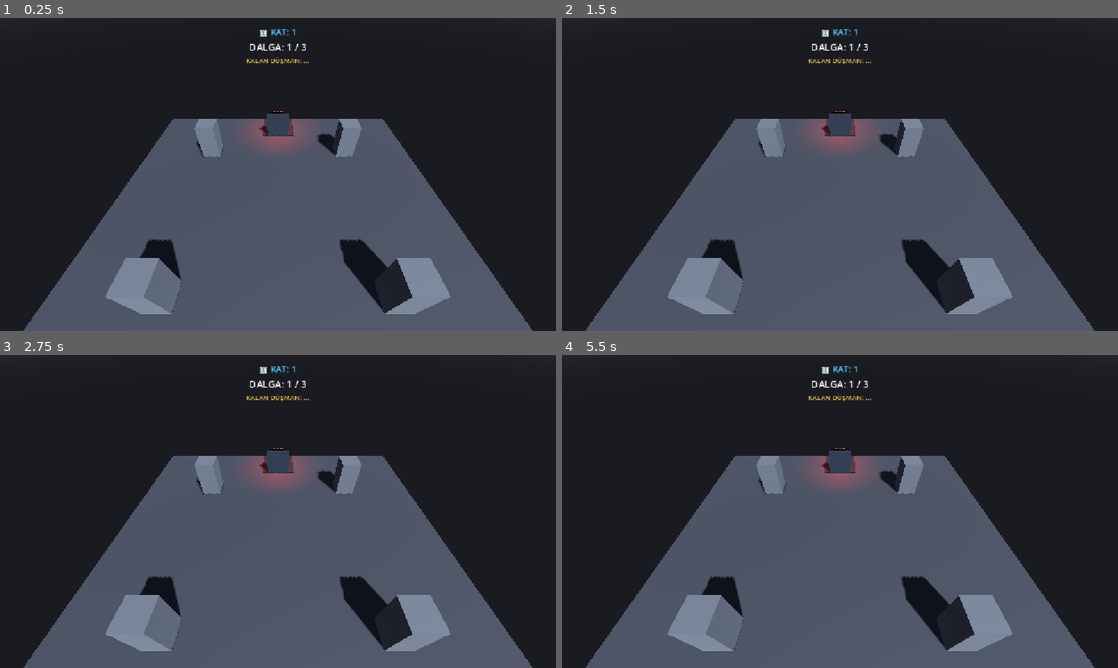
Above: before the commit, frames 1-4 (two rows, left to right).
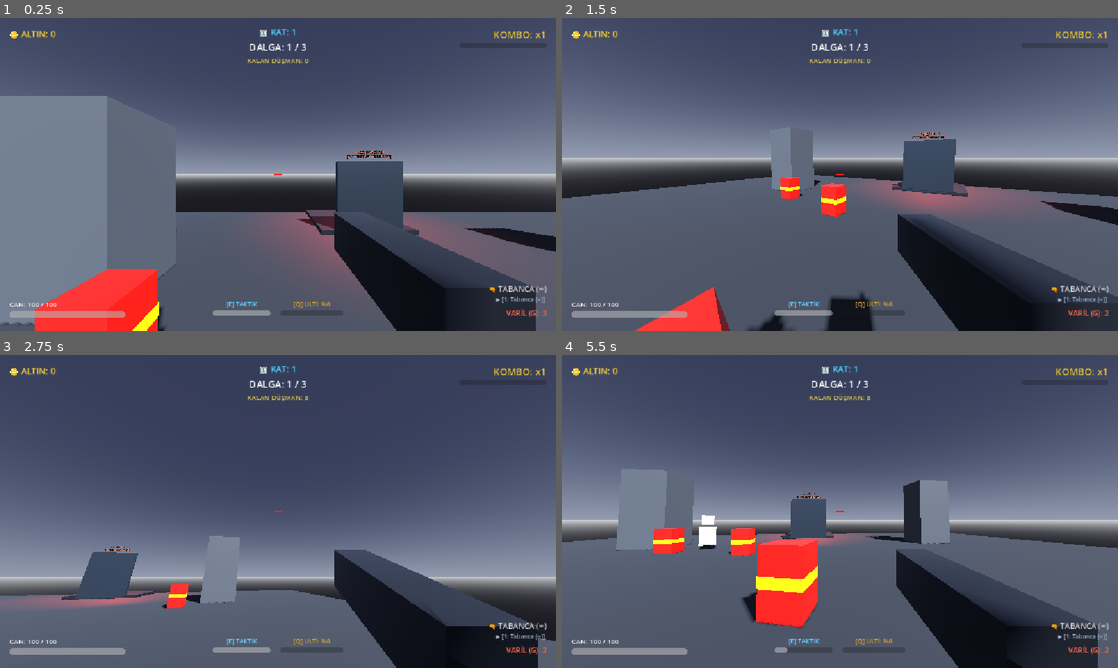
Above: after the commit, the same moments.

Repository: kaanturkogluu/kutukafalar
Game: Godot game, scene res://scenes/levels/main_level.tscn
Same seed, same stepped clock (60 frames per second), same inputs: the game is played once before the commit and once after it. This scene is started directly instead of the project's main scene.
Inputs (mouse positions are in pixels of both pictures, inside the frame that each line leads up to):
- Up to frame 1 (0.25 s): no input
- Up to frame 2 (1.5 s): tap Enter at 0.5 s; move the mouse to (962, 158) at 0.52 s; hold D (move_right) 0.53-1.28 s; tap G (interact) at 0.6 s; click (962, 158) at 0.67 s; tap Space (jump) at 0.77 s; move the mouse to (728, 190) at 1.27 s; hold S (move_backward) from 1.28 s (still down); tap F (kick) at 1.35 s; click (728, 190) at 1.42 s
- Up to frame 3 (2.75 s): tap Space (jump) at 1.52 s; move the mouse to (333, 442) at 2.02 s; release S (move_backward) at 2.03 s; press the mouse at (333, 442) at 2.03 s; hold D (move_right) from 2.03 s (still down)
- Up to frame 4 (5.5 s): move the mouse to (812, 574) at 2.77 s; release D (move_right) at 2.78 s; release the mouse at (812, 574) at 2.78 s; hold W (move_forward) 2.78-3.53 s; tap E (spell_tactical) at 2.85 s; click (812, 574) at 2.92 s; tap Space (jump) at 3.02, 3.77, 4.52 s; move the mouse to (1006, 558) at 3.52 s; hold A (move_left) 3.53-5.03 s; tap Q (spell_ultimate) at 3.6 s; click (1006, 558) at 3.67 s; move the mouse to (673, 464) at 4.27 s; tap Shift (sprint) at 4.35 s; click (673, 464) at 4.42 s; move the mouse to (867, 511) at 5.02 s; hold S (move_backward) from 5.03 s (still down); tap Tab at 5.1 s; click (867, 511) at 5.17 s

The runs differ from the first frame. In frame 1, 78% of the frame differs, in the area x 0-100%, y 0-100%; in frame 2, 72%; in frame 3, 74%; in frame 4, 77%.
Error before the commit: Parse Error: Too many arguments for "get()" call. Expected at most 1 but received 2. (res://scripts/world/MainLevel.gd:75)

Commit message:
fix: resolve get() parse errors, implement pause and scoreboard handlers, release v1.1.2

Diff:
--- a/scripts/autoload/AutoUpdater.gd
+++ b/scripts/autoload/AutoUpdater.gd
@@ -12,7 +12,7 @@
 
 const REPO_OWNER: String = "kaanturkogluu"
 const REPO_NAME: String = "kutukafalar"
-const CURRENT_VERSION: String = "v1.1.1"
+const CURRENT_VERSION: String = "v1.1.2"
 const RAW_VERSION_URL: String = "https://raw.githubusercontent.com/kaanturkogluu/kutukafalar/main/version.json"
 const GITHUB_API_URL: String = "https://api.github.com/repos/kaanturkogluu/kutukafalar/releases/latest"
 
--- a/scripts/enemies/ZombieAI.gd
+++ b/scripts/enemies/ZombieAI.gd
@@ -194,7 +194,10 @@
 		var luck_bonus = 0.0
 		var players = get_tree().get_nodes_in_group("players")
 		for p in players:
-			luck_bonus = max(luck_bonus, p.get("stat_drop_luck", 0.0))
+			if is_instance_valid(p):
+				var p_luck = p.get("stat_drop_luck")
+				if p_luck != null:
+					luck_bonus = max(luck_bonus, float(p_luck))
 
 		# Dengeli Düşüş Oranları (Taban ~%15, Şans Kartı ile artar)
 		var base_chance = 0.15 * (1.0 + luck_bonus)
--- a/scripts/player/FPSController.gd
+++ b/scripts/player/FPSController.gd
@@ -280,7 +280,9 @@
 
 		# İzleyici Kamera Takibi (Spectator Follow)
 		if is_multiplayer_authority() and spectator_target and is_instance_valid(spectator_target):
-			if spectator_target.get("is_dead") or spectator_target.get("current_health", 0.0) <= 0:
+			var t_dead = spectator_target.get("is_dead")
+			var t_hp = spectator_target.get("current_health")
+			if t_dead or (t_hp != null and float(t_hp) <= 0):
 				_cycle_spectator_target(1)
 			else:
 				var target_cam_pos = spectator_target.global_position + Vector3(0, 1.8, 0) - spectator_target.transform.basis.z * 2.2
@@ -845,8 +847,11 @@
 	var list: Array[CharacterBody3D] = []
 	var players = get_tree().get_nodes_in_group("players")
 	for p in players:
-		if is_instance_valid(p) and p != self and not p.get("is_dead") and p.get("current_health", 0.0) > 0:
-			list.append(p)
+		if is_instance_valid(p) and p != self:
+			var p_dead = p.get("is_dead")
+			var p_hp = p.get("current_health")
+			if not p_dead and (p_hp == null or float(p_hp) > 0):
+				list.append(p)
 	return list
 
 func _start_spectating() -> void:
@@ -984,3 +989,123 @@
 		return
 	NetworkManager.disconnect_game()
 	get_tree().change_scene_to_file("res://scenes/ui/lobby.tscn")
+
+# --- Duraklatma Menüsü (Pause Menu) ---
+
+func _open_pause_menu() -> void:
+	if not is_multiplayer_authority() or not pause_menu:
+		return
+	pause_menu.visible = true
+	Input.mouse_mode = Input.MOUSE_MODE_VISIBLE
+
+func _close_pause_menu() -> void:
+	if not is_multiplayer_authority() or not pause_menu:
+		return
+	pause_menu.visible = false
+	if not is_in_shop and not is_dead and not (scoreboard and scoreboard.visible):
+		Input.mouse_mode = Input.MOUSE_MODE_CAPTURED
+
+func _on_pause_resume_pressed() -> void:
+	_close_pause_menu()
+
+func _on_pause_quit_pressed() -> void:
+	get_tree().quit()
+
+# --- Skor Tablosu (Scoreboard) ---
+
+func _set_scoreboard_visible(visible_state: bool) -> void:
+	if not is_multiplayer_authority() or not scoreboard:
+		return
+	scoreboard.visible = visible_state
+	if visible_state:
+		_refresh_scoreboard()
+
+func _refresh_scoreboard() -> void:
+	if not scoreboard_list:
+		return
+	for child in scoreboard_list.get_children():
+		child.queue_free()
+
+	var players = get_tree().get_nodes_in_group("players")
+	for p in players:
+		if not is_instance_valid(p):
+			continue
+		var row = HBoxContainer.new()
+		row.add_theme_constant_override("separation", 12)
+
+		# İsim
+		var lbl_name = Label.new()
+		lbl_name.custom_minimum_size = Vector2(160, 0)
+		var p_display = p.player_name
+		if p == self:
+			p_display += " (Sen)"
+		lbl_name.text = p_display
+		if p == self:
+			lbl_name.modulate = Color(1.0, 0.85, 0.3)
+		row.add_child(lbl_name)
+
+		# Sınıf
+		var lbl_cls = Label.new()
+		lbl_cls.custom_minimum_size = Vector2(110, 0)
+		match p.player_class:
+			"Pyromancer": lbl_cls.text = "🔥 Büyücü"
+			"Engineer": lbl_cls.text = "⚙️ Mühendis"
+			"Cryomancer": lbl_cls.text = "❄️ Buzcu"
+			"Medic": lbl_cls.text = "💚 Sıhhiye"
+			_: lbl_cls.text = p.player_class
+		row.add_child(lbl_cls)
+
+		# Leş
+		var lbl_kills = Label.new()
+		lbl_kills.custom_minimum_size = Vector2(70, 0)
+		lbl_kills.horizontal_alignment = HORIZONTAL_ALIGNMENT_CENTER
+		lbl_kills.text = str(p.kill_count)
+		row.add_child(lbl_kills)
+
+		# Kafadan Vuruş
+		var lbl_hs = Label.new()
+		lbl_hs.custom_minimum_size = Vector2(80, 0)
+		lbl_hs.horizontal_alignment = HORIZONTAL_ALIGNMENT_CENTER
+		lbl_hs.text = str(p.headshot_count)
+		row.add_child(lbl_hs)
+
+		# Altın
+		var lbl_gold = Label.new()
+		lbl_gold.custom_minimum_size = Vector2(75, 0)
+		lbl_gold.horizontal_alignment = HORIZONTAL_ALIGNMENT_CENTER
+		lbl_gold.text = str(p.gold)
+		row.add_child(lbl_gold)
+
+		# Durum
+		var lbl_status = Label.new()
+		lbl_status.custom_minimum_size = Vector2(100, 0)
+		lbl_status.size_flags_horizontal = Control.SIZE_EXPAND_FILL
+		lbl_status.horizontal_alignment = HORIZONTAL_ALIGNMENT_CENTER
+		if p.is_dead:
+			lbl_status.text = "💀 ÖLÜ"
+			lbl_status.modulate = Color(0.9, 0.2, 0.2)
+		else:
+			lbl_status.text = "❤️ " + str(int(p.current_health)) + " HP"
+			lbl_status.modulate = Color(0.2, 0.9, 0.3)
+		row.add_child(lbl_status)
+
+		scoreboard_list.add_child(row)
+
+# --- İstatistik ve Ağ Senkronizasyonu ---
+
+func record_kill(is_headshot: bool) -> void:
+	kill_count += 1
+	if is_headshot:
+		headshot_count += 1
+	if is_multiplayer_authority():
+		sync_player_stats.rpc(gold, kill_count, headshot_count)
+
+@rpc("any_peer", "call_local", "reliable")
+func sync_player_stats(p_gold: int, p_kills: int = -1, p_headshots: int = -1) -> void:
+	gold = p_gold
+	if p_kills >= 0:
+		kill_count = p_kills
+	if p_headshots >= 0:
+		headshot_count = p_headshots
+	if is_multiplayer_authority():
+		_update_hud()
--- a/scripts/world/MainLevel.gd
+++ b/scripts/world/MainLevel.gd
@@ -72,8 +72,12 @@
 
 	# 4) Sahnede zaten mevcut olan zombileri bu oyuncuya doğurt:
 	for existing_zombie in enemies_container.get_children():
-		var speed_val = existing_zombie.get("speed", 3.6)
-		var hp_val = existing_zombie.get("current_health", 100.0)
+		var speed_val: float = 3.6
+		if "speed" in existing_zombie and existing_zombie.speed != null:
+			speed_val = float(existing_zombie.speed)
+		var hp_val: float = 100.0
+		if "current_health" in existing_zombie and existing_zombie.current_health != null:
+			hp_val = float(existing_zombie.current_health)
 		sync_spawn_zombie.rpc_id(peer_id, existing_zombie.name, existing_zombie.global_position, speed_val, hp_val)
 
 	# 5) Güncel dalga/kat durumunu bildir:
--- a/version.json
+++ b/version.json
@@ -1,6 +1,6 @@
 {
-  "version": "v1.1.1",
+  "version": "v1.1.2",
   "download_url": "https://raw.githubusercontent.com/kaanturkogluu/kutukafalar/main/builds/KutuKafalar.pck",
-  "pck_size": 249132,
-  "changelog": "- Lobi sınıf seçimi ve NetworkManager bağlantı hatası düzeltildi.\n- Çok oyunculu odada canlı sınıf değiştirme ve senkronizasyon eklendi.\n- RPC tabanlı kesin ve güvenilir oyuncu/eşya/zombi doğma sistemi entegre edildi.\n- ESC Duraklatma Menüsü ve TAB Skor Tablosu iyileştirildi."
+  "pck_size": 252380,
+  "changelog": "- Seviye başlatma (MainLevel parse) hatası düzeltildi.\n- ESC Duraklatma Menüsü buton fonksiyonları eksiksiz bağlandı.\n- TAB Skor Tablosu senkronizasyonu ve leş/altın takibi tamamlandı.\n- Oyuncular artık haritada sorunsuz doğuyor ve oyun akışı başlıyor."
 }
Not shown, changed: builds/KutuKafalar.pck
